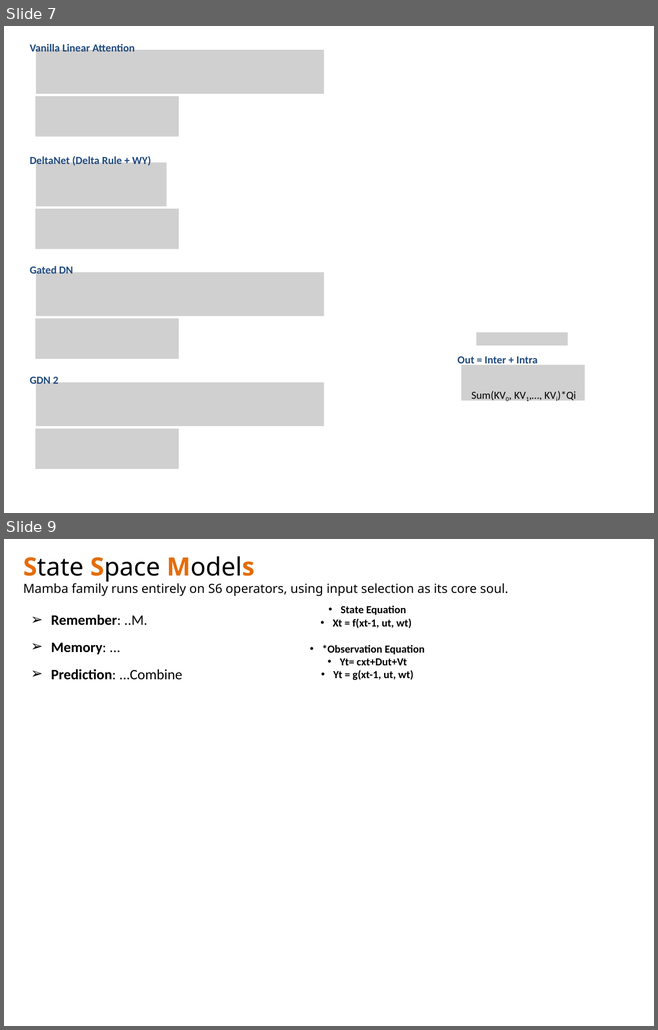
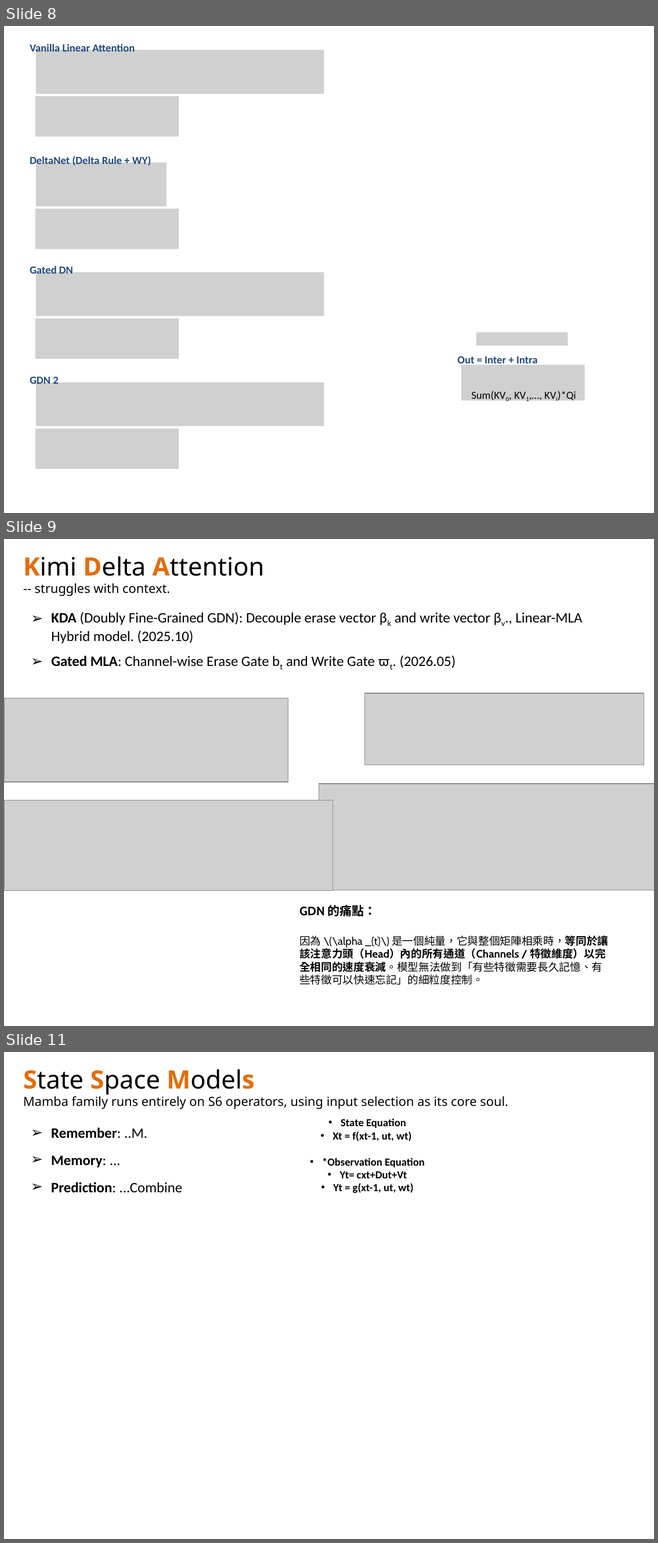
Before and after one commit to navibator/crazy-ai, a slide deck: temp.pptx. Shown one above the other, each under a label of ours: slides 7 and 9 before the commit, slides 8, 9 and 11 after it; the slides between them are not shown. The pictures are 658x1030 and 658x1543 pixels, drawn with LibreOffice and Linux fonts; fonts in the diff are those of the drawing; grey boxes stand for pictures. Boxes give left, top, right and bottom in pixels: in the first picture for what was removed or moved away, otherwise in the second. Text is boxed around its words. In the diff, an @@ line names an element or a change of style, - is before the commit and + after.

```diff
--- a/temp.pptx
+++ b/temp.pptx
@@ slide 9 added at [4, 539, 654, 1026], background #FFFFFF @@
@@ text added at [23, 556, 264, 596], 14 pt, text #000000 @@
+Kimi Delta Attention
+-- struggles with context.
@@ text added at [51, 612, 582, 668], 16 pt, text #000000 @@
+➢ KDA (Doubly Fine-Grained GDN): Decouple erase vector βk and write vector βv., Linear-MLA Hybrid model. (2025.10)
+➢ Gated MLA: Channel-wise Erase Gate bt and Write Gate ϖt. (2026.05)
@@ picture added at [365, 693, 644, 765] @@
@@ picture added at [4, 698, 288, 782] @@
@@ picture added at [318, 784, 654, 890] @@
@@ picture added at [4, 800, 333, 890] @@
@@ text added at [299, 905, 608, 985], 12 pt, text #000000 @@
+GDN 的痛點：
+因為 \(\alpha _{t}\) 是一個純量，它與整個矩陣相乘時，等同於讓該注意力頭（Head）內的所有通道（Channels / 特徵維度）以完全相同的速度衰減。模型無法做到「有些特徵需要長久記憶、有些特徵可以快速忘記」的細粒度控制。
@@ what was slide 7 is now slide 8 @@
@@ what was slide 9 is now slide 11 @@
```
Also in this commit, not shown: 2 slides changed, 2 other slides added, 1 slide removed, 1 other file.
